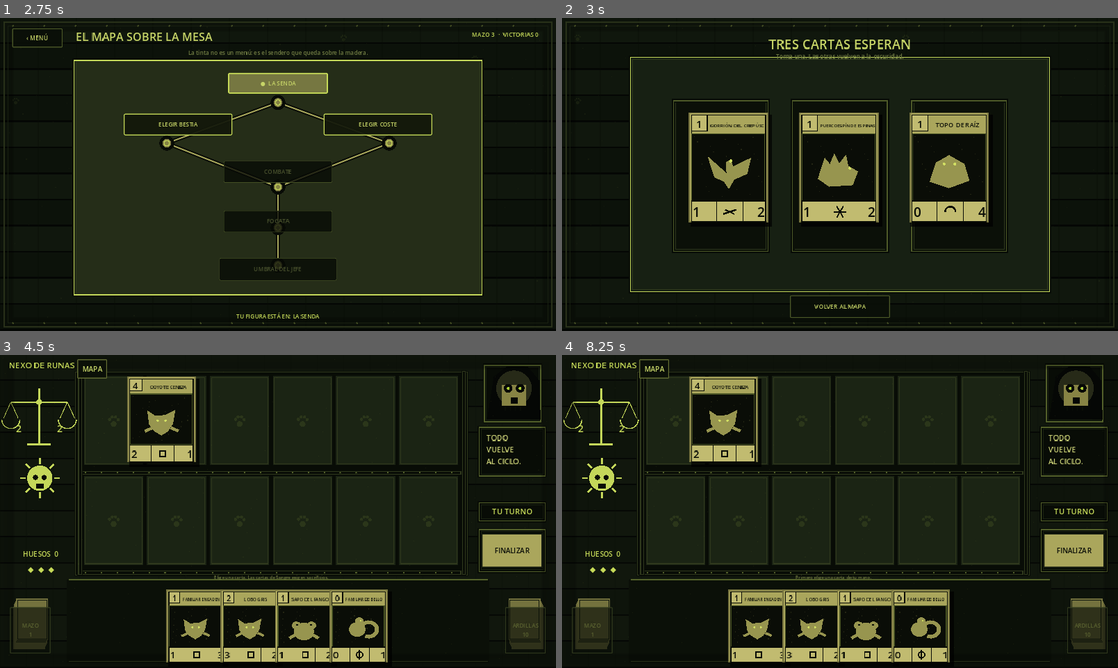
Above: before the commit, frames 1-4 (two rows, left to right).
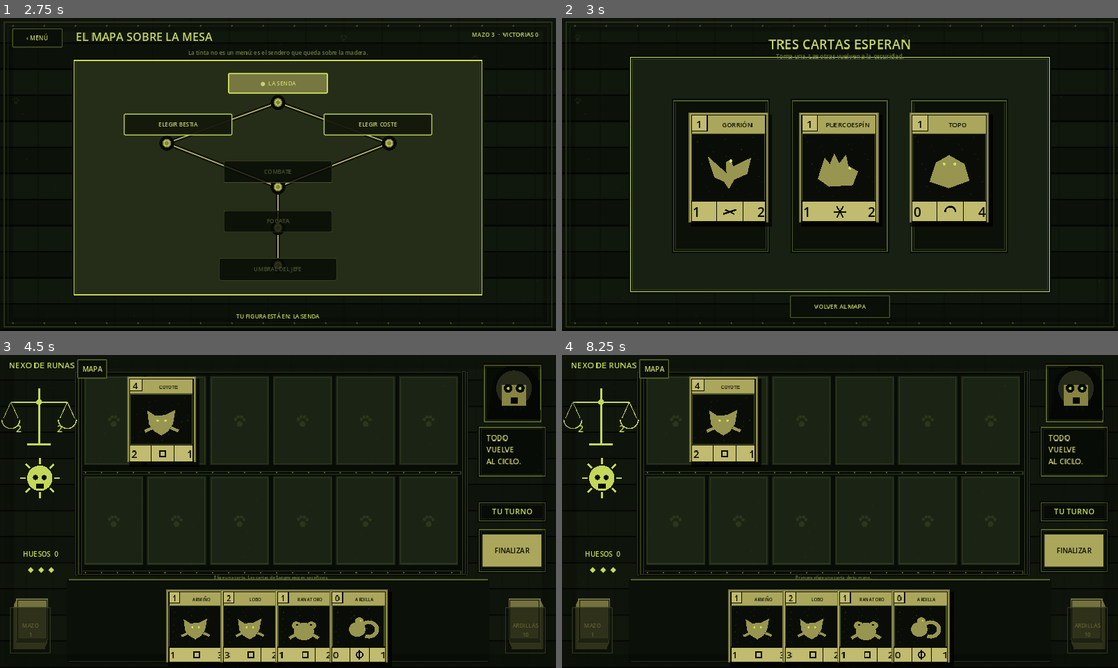
Above: after the commit, the same moments.

Repository: LoloscarPrr/Nexo-de-runas-v2
Game: Godot game, scene res://scenes/main.tscn
Two runs of this game, one before a commit and one after it. Both use one fixed random seed, a clock stepped at 60 frames per second and the inputs below.
Inputs (mouse positions are in pixels of both pictures, inside the frame that each line leads up to):
- Up to frame 1 (2.75 s): click "NUEVA PARTIDA INICIAR EL CICLO" at 0.5 s; click "‹ MENÚ" at 1.25 s; click "NUEVA PARTIDA INICIAR EL CICLO" at 2 s
- Up to frame 2 (3 s): click "ELEGIR BESTIA" at 2.75 s
- Up to frame 3 (4.5 s): click (166, 505) at 3.52 s; click "COMBATE" at 4.25 s
- Up to frame 4 (8.25 s): click "MAPA" at 5 s; click "‹ MENÚ" at 5.75 s; click "CONTINUAR VOLVER AL TABLERO" at 6.5 s; click "COMBATE" at 7.25 s; click (723, 520) at 8.02 s

Frame 1 is identical in both runs. In frame 2, 0.2% of the frame differs, in the area x 26-75%, y 32-35%; in frame 3, 0.2%; in frame 4, 0.2%.

Commit message:
Match active card names to canonical visual sheets

Diff:
--- a/scripts/domain/card_catalog.gd
+++ b/scripts/domain/card_catalog.gd
@@ -4,18 +4,18 @@
 ## Catálogo activo de la reconstrucción Acto 1.
 ## El flujo principal usa únicamente Sangre, Huesos y cartas sin coste.
 const CARDS := [
-	{"id":"ardilla","name":"FAMILIAR DE BELLOTA","resource":"none","cost_value":0,"cost":"SIN COSTE","atk":0,"hp":1,"seal":"SACRIFICIO","glyph":"S"},
-	{"id":"armino","name":"FAMILIAR ENCADENADO","resource":"blood","cost_value":1,"cost":"1 SANGRE","atk":1,"hp":3,"seal":"NINGUNO","glyph":"A"},
-	{"id":"lobo","name":"LOBO GRIS","resource":"blood","cost_value":2,"cost":"2 SANGRE","atk":3,"hp":2,"seal":"NINGUNO","glyph":"L"},
-	{"id":"rana_toro","name":"SAPO DEL FANGO","resource":"blood","cost_value":1,"cost":"1 SANGRE","atk":1,"hp":2,"seal":"SALTO PODEROSO","glyph":"R"},
-	{"id":"gorrion","name":"GORRIÓN DEL CREPÚSCULO","resource":"blood","cost_value":1,"cost":"1 SANGRE","atk":1,"hp":2,"seal":"AÉREO","glyph":"G"},
-	{"id":"vibora","name":"VÍBORA SEPULCRAL","resource":"blood","cost_value":2,"cost":"2 SANGRE","atk":1,"hp":1,"seal":"TOQUE MORTAL","glyph":"V"},
-	{"id":"puercoespin","name":"PUERCOESPÍN DE ESPINAS NEGRAS","resource":"blood","cost_value":1,"cost":"1 SANGRE","atk":1,"hp":2,"seal":"ESPINAS","glyph":"P"},
-	{"id":"topo","name":"TOPO DE RAÍZ","resource":"blood","cost_value":1,"cost":"1 SANGRE","atk":0,"hp":4,"seal":"MADRIGUERA","glyph":"T"},
-	{"id":"alce","name":"ALCE DEL UMBRAL","resource":"blood","cost_value":3,"cost":"3 SANGRE","atk":3,"hp":7,"seal":"CORREDOR","glyph":"M"},
-	{"id":"zarigueya","name":"ZARIGÜEYA DEL CAMINO","resource":"bones","cost_value":2,"cost":"2 HUESOS","atk":1,"hp":1,"seal":"NINGUNO","glyph":"Z"},
-	{"id":"coyote","name":"COYOTE CENIZA","resource":"bones","cost_value":4,"cost":"4 HUESOS","atk":2,"hp":1,"seal":"NINGUNO","glyph":"C"},
-	{"id":"buitre","name":"BUITRE DE OSARIO","resource":"bones","cost_value":8,"cost":"8 HUESOS","atk":3,"hp":3,"seal":"AÉREO","glyph":"B"}
+	{"id":"ardilla","name":"ARDILLA","resource":"none","cost_value":0,"cost":"SIN COSTE","atk":0,"hp":1,"seal":"SACRIFICIO","glyph":"S"},
+	{"id":"armino","name":"ARMIÑO","resource":"blood","cost_value":1,"cost":"1 SANGRE","atk":1,"hp":3,"seal":"NINGUNO","glyph":"A"},
+	{"id":"lobo","name":"LOBO","resource":"blood","cost_value":2,"cost":"2 SANGRE","atk":3,"hp":2,"seal":"NINGUNO","glyph":"L"},
+	{"id":"rana_toro","name":"RANA TORO","resource":"blood","cost_value":1,"cost":"1 SANGRE","atk":1,"hp":2,"seal":"SALTO PODEROSO","glyph":"R"},
+	{"id":"gorrion","name":"GORRIÓN","resource":"blood","cost_value":1,"cost":"1 SANGRE","atk":1,"hp":2,"seal":"AÉREO","glyph":"G"},
+	{"id":"vibora","name":"VÍBORA","resource":"blood","cost_value":2,"cost":"2 SANGRE","atk":1,"hp":1,"seal":"TOQUE MORTAL","glyph":"V"},
+	{"id":"puercoespin","name":"PUERCOESPÍN","resource":"blood","cost_value":1,"cost":"1 SANGRE","atk":1,"hp":2,"seal":"ESPINAS","glyph":"P"},
+	{"id":"topo","name":"TOPO","resource":"blood","cost_value":1,"cost":"1 SANGRE","atk":0,"hp":4,"seal":"MADRIGUERA","glyph":"T"},
+	{"id":"alce","name":"ALCE","resource":"blood","cost_value":3,"cost":"3 SANGRE","atk":3,"hp":7,"seal":"CORREDOR","glyph":"M"},
+	{"id":"zarigueya","name":"ZARIGÜEYA","resource":"bones","cost_value":2,"cost":"2 HUESOS","atk":1,"hp":1,"seal":"NINGUNO","glyph":"Z"},
+	{"id":"coyote","name":"COYOTE","resource":"bones","cost_value":4,"cost":"4 HUESOS","atk":2,"hp":1,"seal":"NINGUNO","glyph":"C"},
+	{"id":"buitre","name":"BUITRE PAVO","resource":"bones","cost_value":8,"cost":"8 HUESOS","atk":3,"hp":3,"seal":"AÉREO","glyph":"B"}
 ]
 
 static func find_by_id(card_id: String) -> Dictionary:
